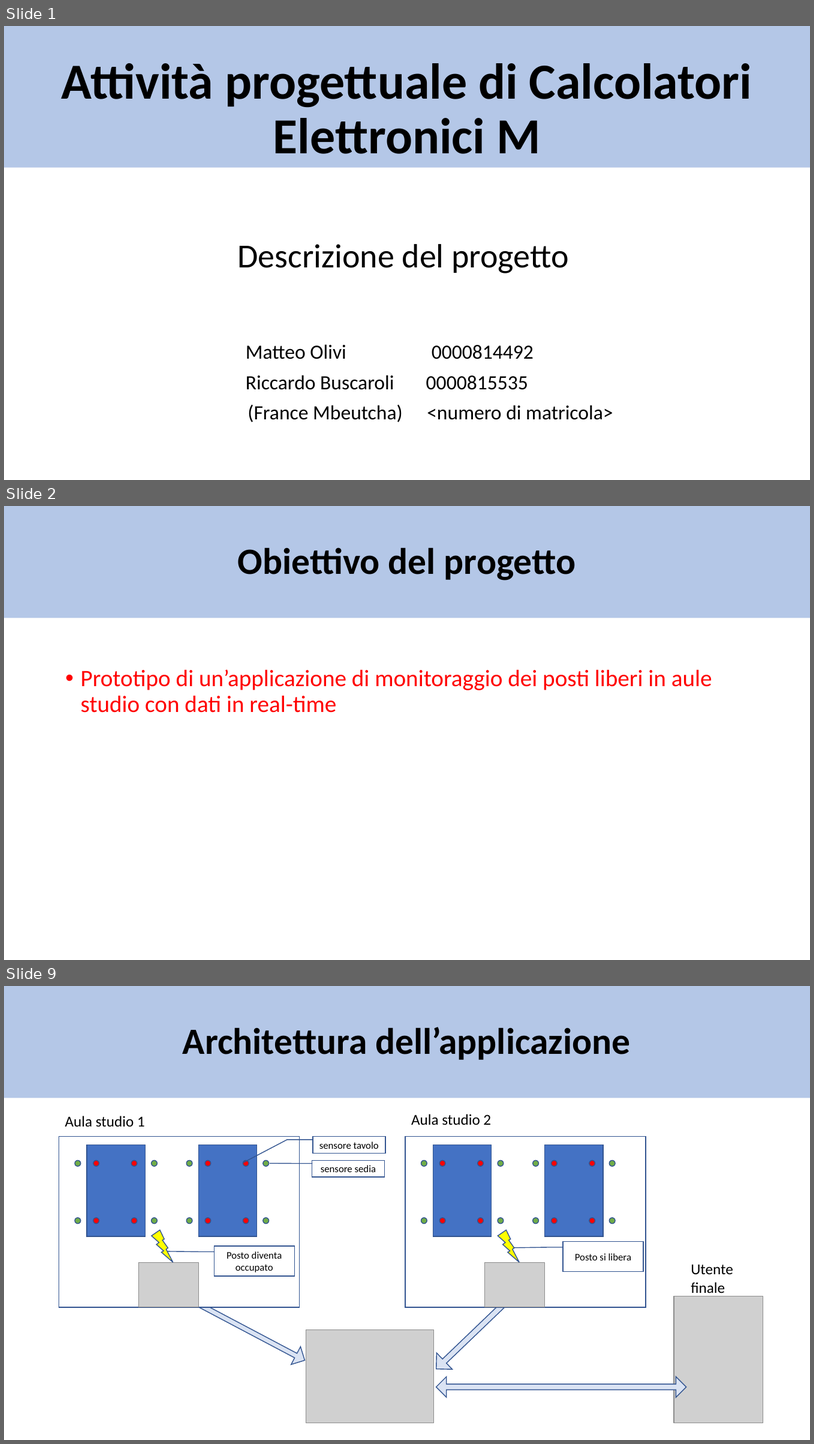
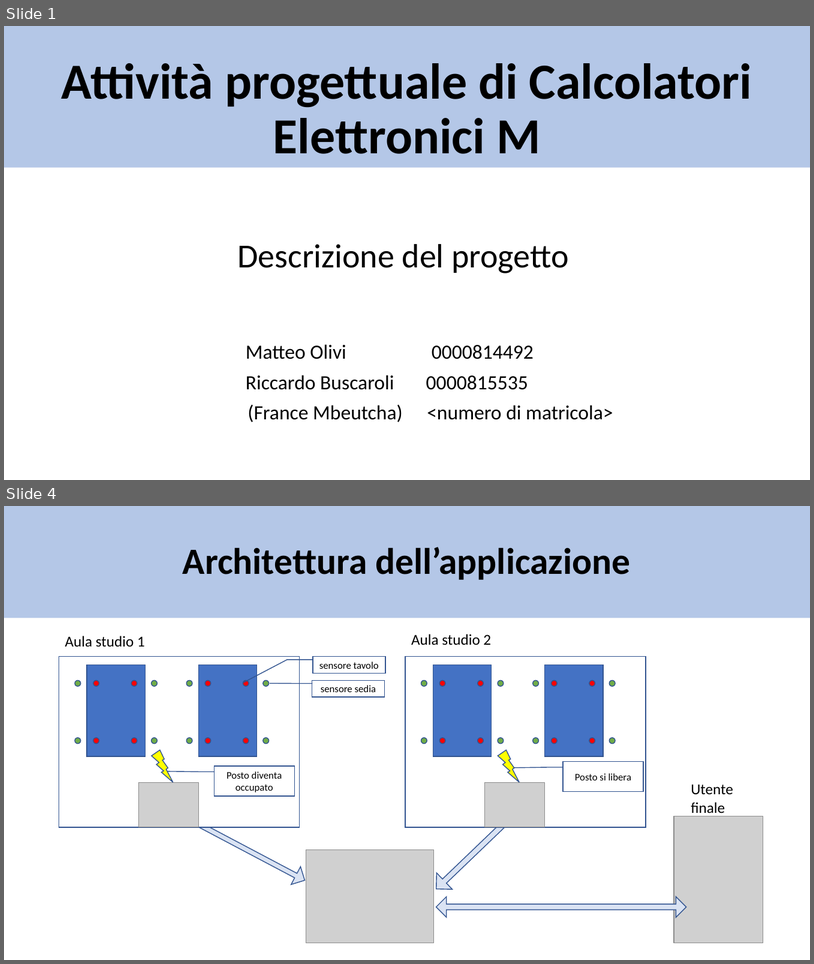
Before and after one commit to matte21/CalcM, a slide deck: ontologia.pptx. Shown one above the other, each under a label of ours: slides 1, 2 and 9 before the commit, slides 1 and 4 after it; the slides between them are not shown. The pictures are 814x1444 and 814x964 pixels, drawn with LibreOffice and Linux fonts; fonts in the diff are those of the drawing; grey boxes stand for pictures. Boxes give left, top, right and bottom in pixels: in the first picture for what was removed or moved away, otherwise in the second. Text is boxed around its words. In the diff, an @@ line names an element or a change of style, - is before the commit and + after.

Commit message:
Suddivisione conoscenza oggetti tra i 2 KP aula studio, compattazione slide con aggiunta animazioni

```diff
--- a/ontologia.pptx
+++ b/ontologia.pptx
@@ slide 2 removed at [4, 506, 810, 960], background #FFFFFF @@
@@ title removed at [4, 506, 810, 618] @@
-Obiettivo del progetto
@@ text removed at [81, 669, 713, 712] @@
-• Prototipo di un’applicazione di monitoraggio dei posti liberi in aule studio con dati in real-time
@@ what was slide 9 is now slide 4 @@
```
Also in this commit, not shown: 4 slides changed, 2 slides added, 4 other slides removed.
